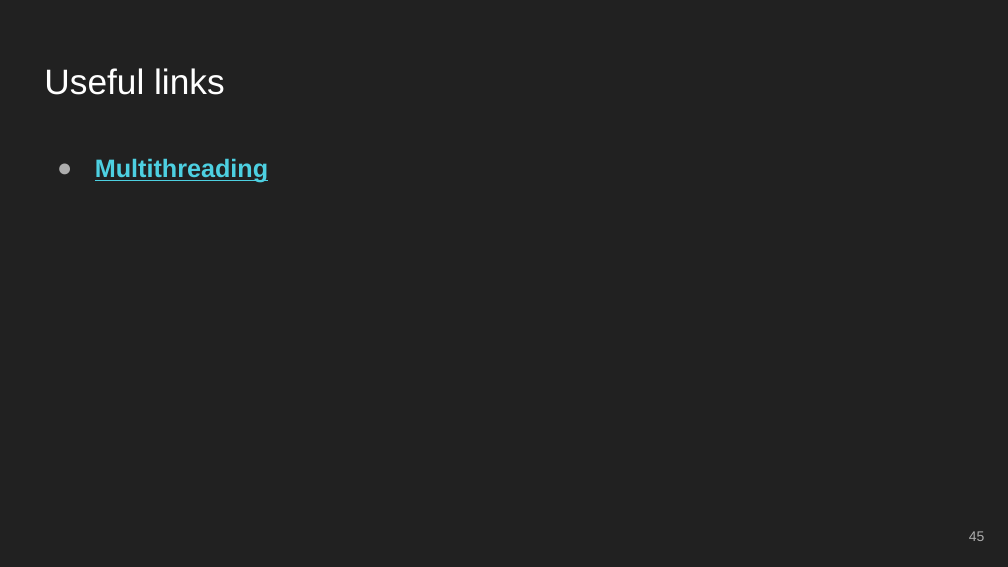
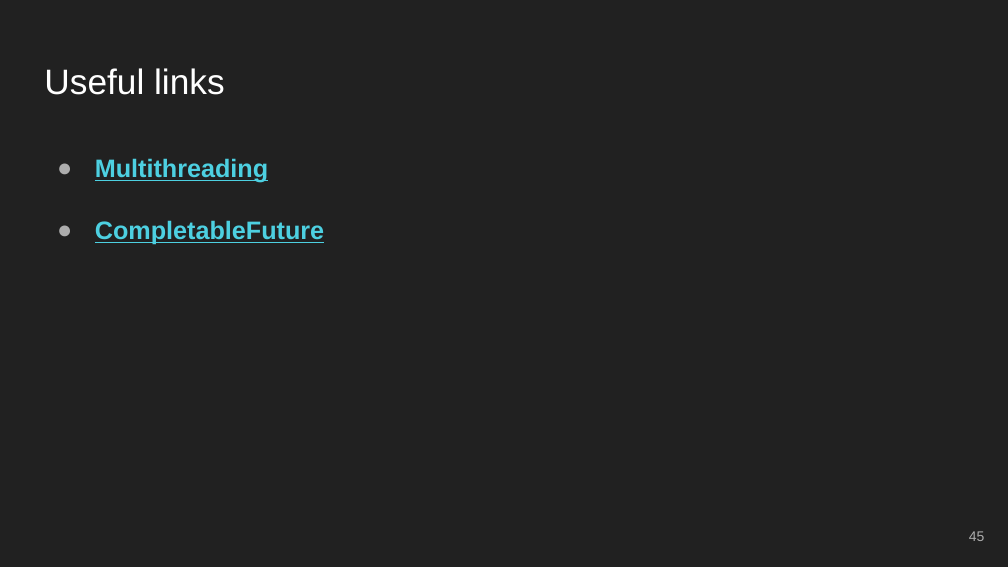
Before and after one commit to V-Nikolenko/GeekHub-J4W-12, a slide deck: slide 45 of Lectures/Lesson 11 - Concurrency.pptx. Drawn at 1008x567 pixels with LibreOffice and Linux fonts; fonts in the diff are those of the drawing. Boxes give left, top, right and bottom in pixels: in the first picture for what was removed or moved away, otherwise in the second. Text is boxed around its words. In the diff, an @@ line names an element or a change of style, - is before the commit and + after.

Commit message:
Updated presentation file

```diff
--- a/Lectures/Lesson 11 - Concurrency.pptx
+++ b/Lectures/Lesson 11 - Concurrency.pptx
@@ text at [95, 220, 324, 245]: paragraph added @@
+● CompletableFuture
```
